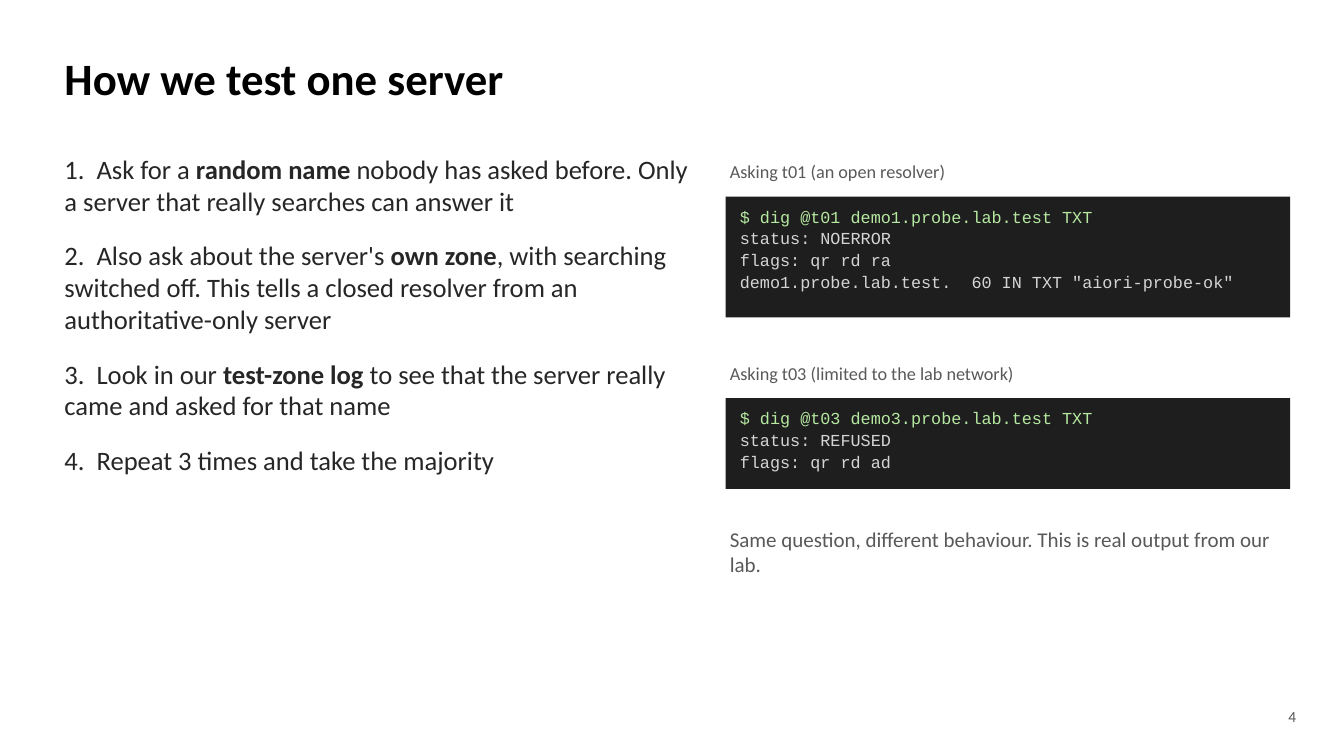
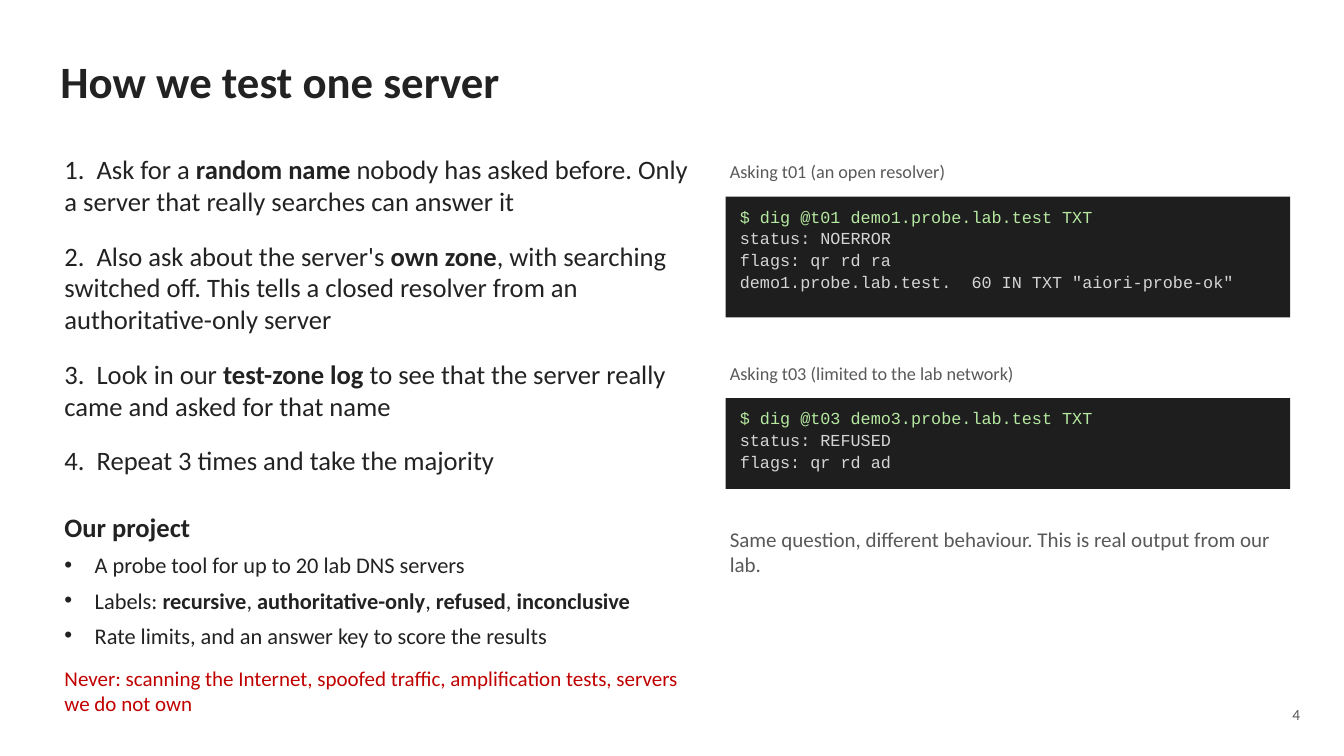
Before and after one commit to saurav-kr1/ps012-dns-resolver-exposure, a slide deck: slide 4 of docs/PS-012_Presentation.pptx. Drawn at 1344x756 pixels with LibreOffice and Linux fonts; fonts in the diff are those of the drawing. Boxes give left, top, right and bottom in pixels: in the first picture for what was removed or moved away, otherwise in the second. Text is boxed around its words. In the diff, an @@ line names an element or a change of style, - is before the commit and + after.

Commit message:
Update final presentation (v2, 16 slides)
Final slide deck with the new lab, rules, results and limitations slides.

```diff
--- a/docs/PS-012_Presentation.pptx
+++ b/docs/PS-012_Presentation.pptx
@@ text "How we test one server" at (60, 69, 499, 99): text colour #000000 to #222222 @@
@@ text "1. Ask for a random ..." at (64, 160, 688, 475): text colour #262626 to #222222 @@
@@ text added at (64, 518, 677, 711), 16 pt, text #222222 @@
+Our project
+• A probe tool for up to 20 lab DNS servers
+• Labels: recursive, authoritative-only, refused, inconclusive
+• Rate limits, and an answer key to score the results
+Never: scanning the Internet, spoofed traffic, amplification tests, servers we do not own
@@ text "4": place and size @@
-text "4" at (1288, 712, 1296, 722)
+text "4" at (1292, 710, 1300, 720)
```
Also in this commit, not shown: 9 other slides changed, 6 slides added, 5 slides removed, 1 other file.
